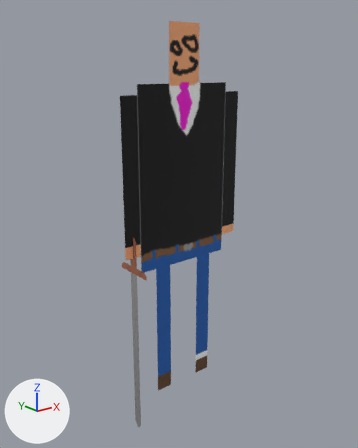
Before and after pictures for a commit that changed the Blender file blender/player_character.blend.
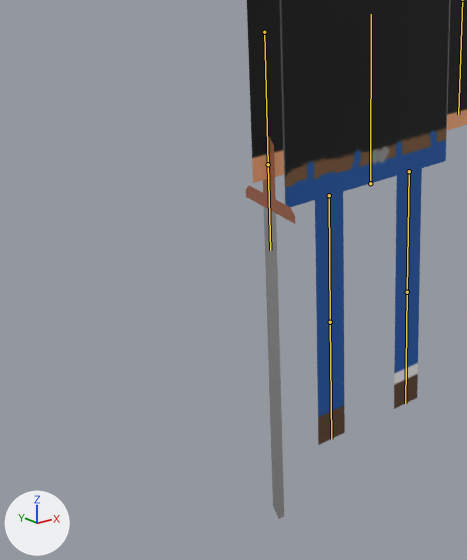
Each version is shown whole from a 50 mm camera at (-1.72, -2.1, 1.87) aimed at (-0.01, 0.03, 1.02), then close up on the part from 0% to 65% of the width and 38% to 100% of the height. The axes (+X, +Y, +Z) are drawn at lower left. The lights are the same throughout. The first two pictures are the older version. Both versions are drawn at frame 0 of the action 'Idle-loop'; the numbers are the values there. The bones that change, and the others that lie on the model, are drawn over the model as lines in the close-ups.

In view in the first close-up: 'Body', 'LeftArm', 'RightArm', 'Sword'.
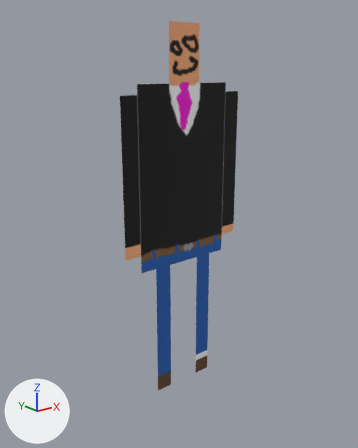
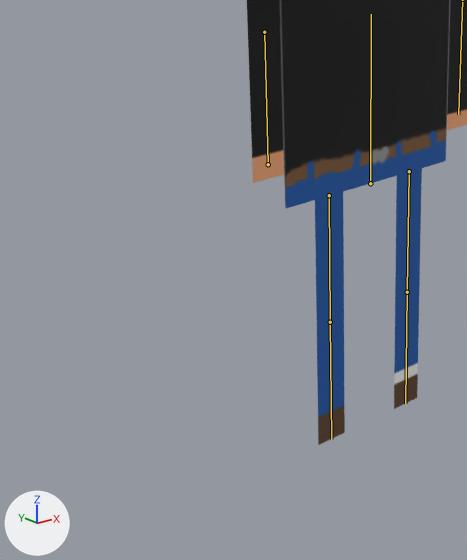
Location of each change, [x1, y1, x2, y2] in pixels of the close-ups (467 x 560 px):
```json
{"object": "Sword", "change": "posed", "before": [246, 137, 295, 519], "on screen": "not visible afterwards"}
{"bone": "RightFingers", "before": "(268, 164) to (270, 250)", "after": "(268, 164) to (268, 164)"}
```

Scene script edits in JSON lines:
```json
{"block": "bone_rightfingers", "where": "bone_rightfingers = bpy.data.objects['Player'].pose.bones['RightFingers']  # child of 'RightHand'"}
{"op": "set", "path": "bone_rightfingers.rotation_quaternion", "old": "(1.0, 0.0, 0.0, 0.0)", "new": "(0.707, 0.0, 0.0, 0.707)", "note": "degrees (0, 0, 0) -> degrees (0, 0, 90)"}
{"op": "set", "path": "bone_rightfingers.scale", "old": "(1.0, 1.0, 1.0)", "new": "(0.0, 0.0, 0.0)"}
```
